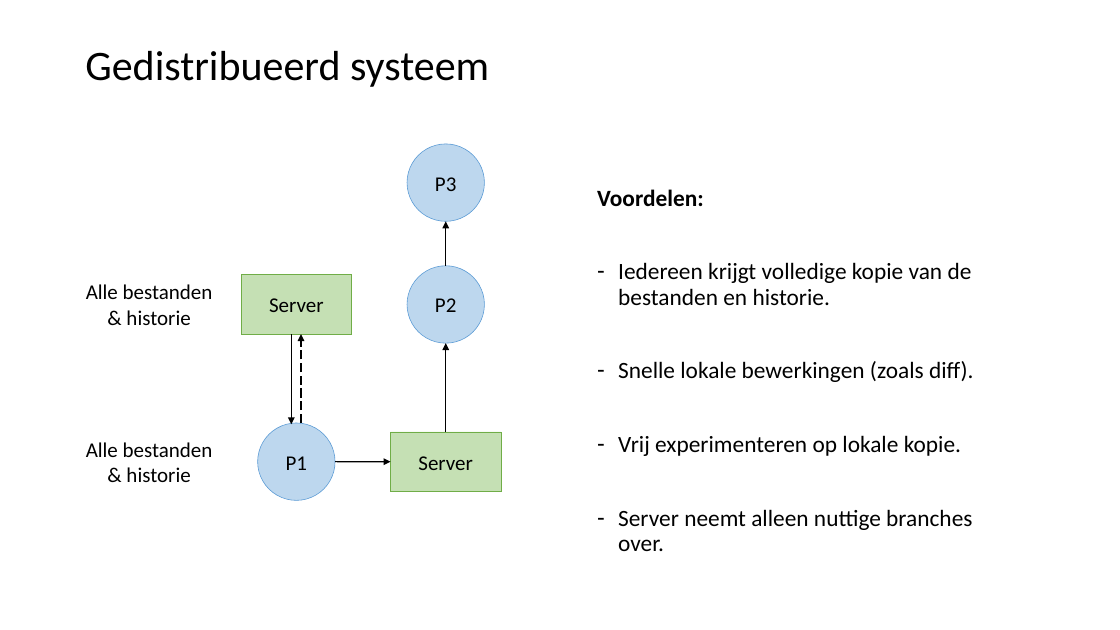
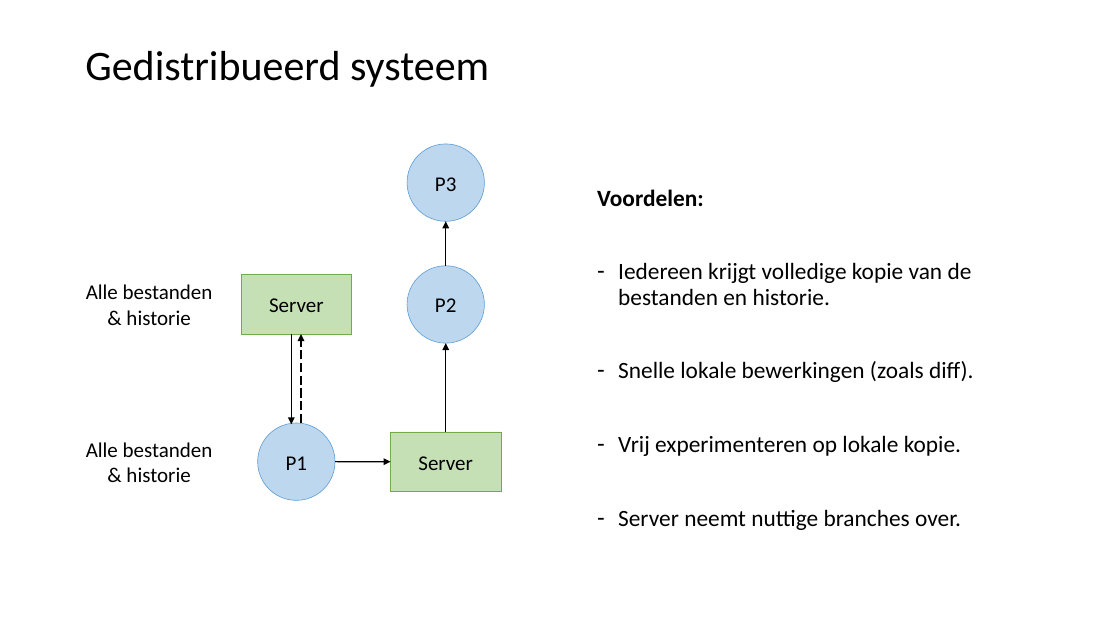
Before and after one commit to LFKoning/git-cursus, a slide deck: slide 6 of 2_collaboration/git_collaboration.pptx. Drawn at 1120x630 pixels with LibreOffice and Linux fonts; fonts in the diff are those of the drawing. Boxes give left, top, right and bottom in pixels: in the first picture for what was removed or moved away, otherwise in the second. Text is boxed around its words. In the diff, an @@ line names an element or a change of style, - is before the commit and + after.

```diff
--- a/2_collaboration/git_collaboration.pptx
+++ b/2_collaboration/git_collaboration.pptx
@@ text at [618,509,961,530]: text changed @@
-– Server neemt alleen nuttige branches over.
+– Server neemt nuttige branches over.
```
Also in this commit, not shown: 17 other slides changed.
